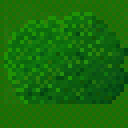
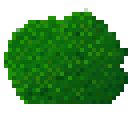
The second w=128, h=128 image is a revision of the first. Changes to its layers:
removed layer "Layer" over [0, 0, 128, 128]
